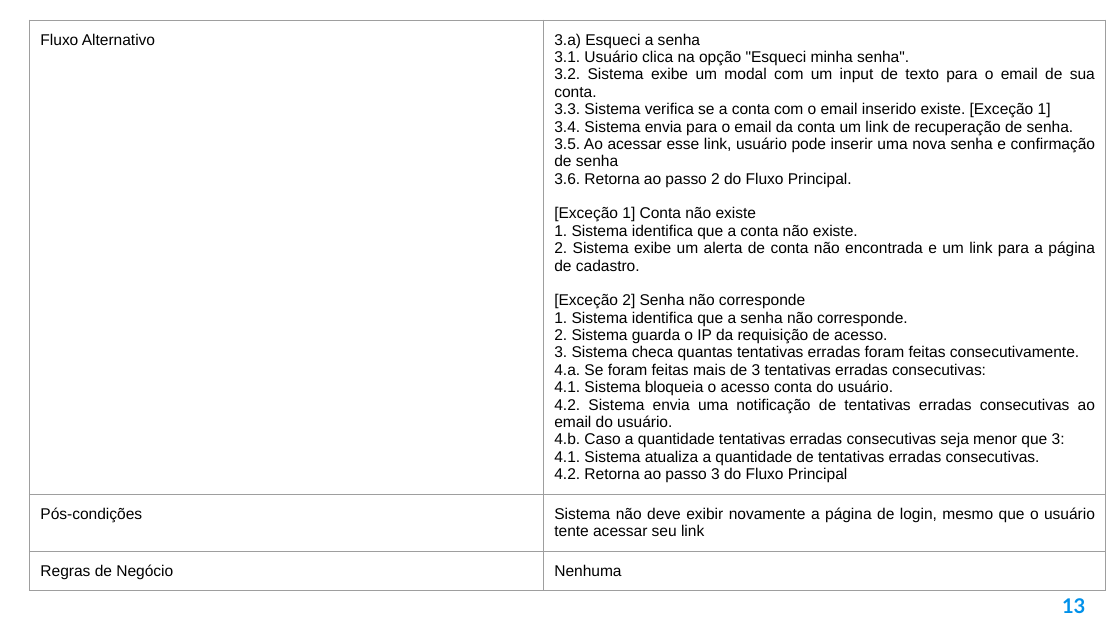
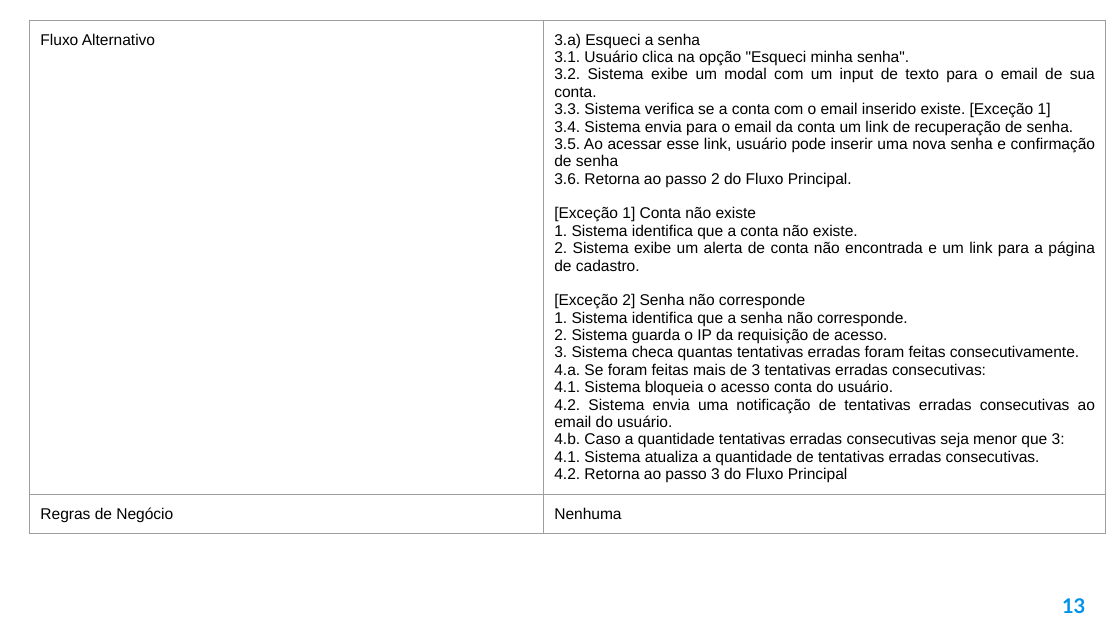
Before and after one commit to HugoBianquini/Projeto-de-Software, a slide deck: slide 13 of Slides com todos os Casos de Uso Descritos - Seminário 1.pptx. Drawn at 1120x630 pixels with LibreOffice and Linux fonts; fonts in the diff are those of the drawing; background and template pictures are left out. Boxes give left, top, right and bottom in pixels: in the first picture for what was removed or moved away, otherwise in the second. Text is boxed around its words. In the diff, an @@ line names an element or a change of style, - is before the commit and + after.

Commit message:
acrescentando pós e pré condições

```diff
--- a/Slides com todos os Casos de Uso Descritos - Seminário 1.pptx
+++ b/Slides com todos os Casos de Uso Descritos - Seminário 1.pptx
@@ table at (29,20,1105,526) @@
-row 2: Pós-condições | Sistema não deve exibir novamente a página de login, mesmo que o usuário tente acessar seu link
```
Also in this commit, not shown: 4 other slides changed.
